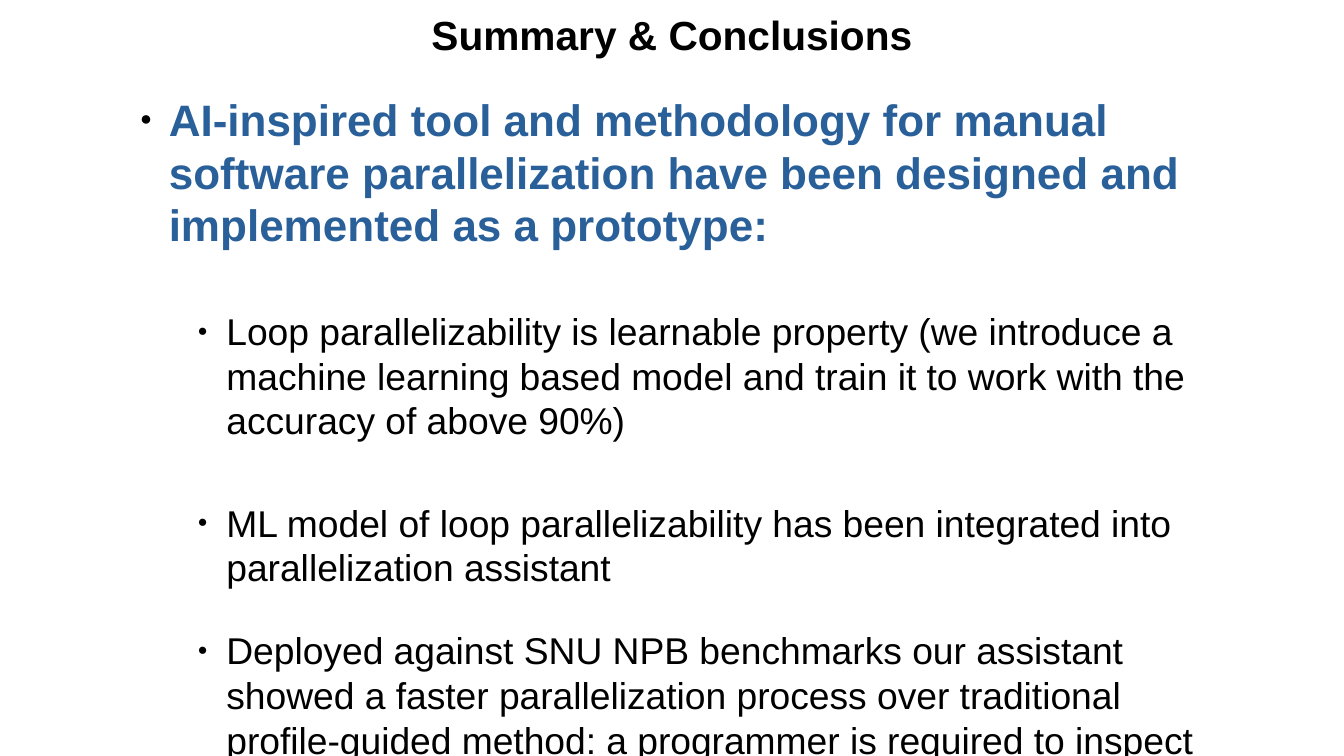
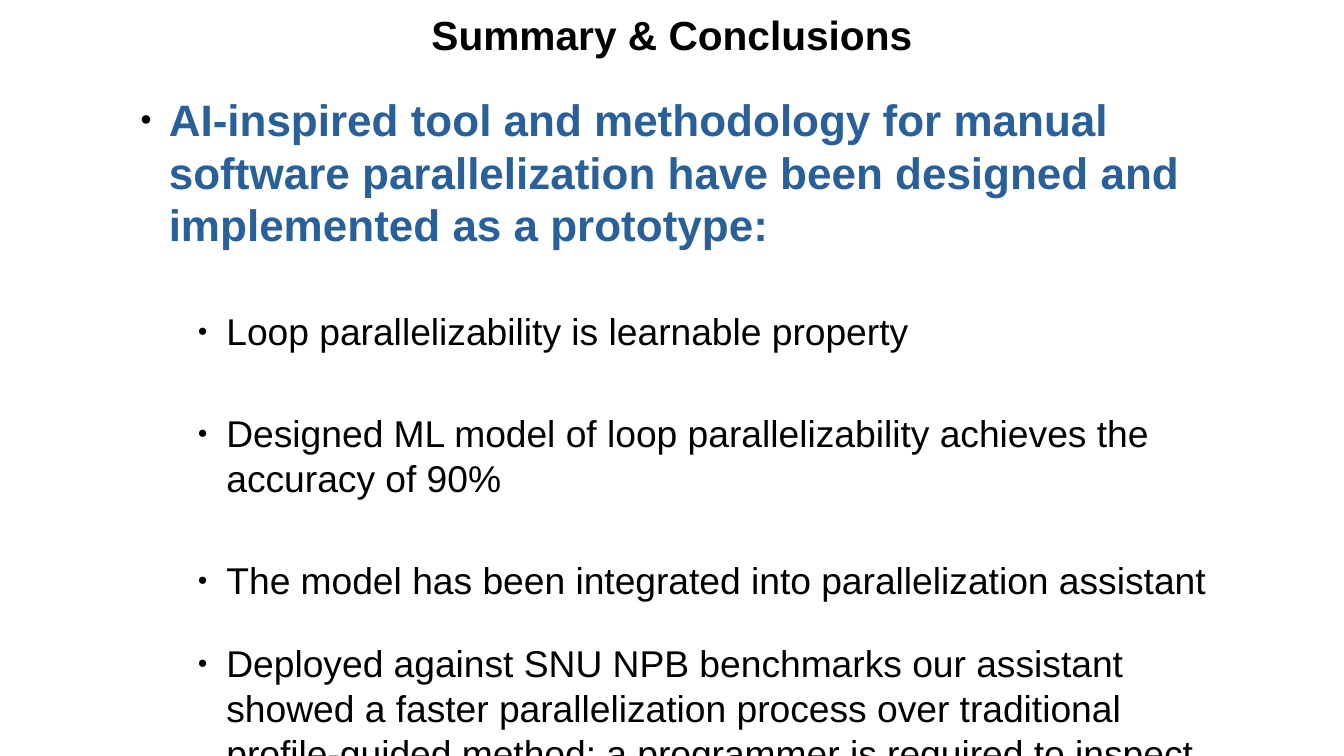
Before and after one commit to harel-coffee/PParMetrics-auto, a slide deck: slide 43 of doc/AI_SEPS_2019_talk/presentation.odp (slide 44 before the commit). Drawn at 1344x756 pixels with LibreOffice and Linux fonts; fonts in the diff are those of the drawing. Boxes give left, top, right and bottom in pixels: in the first picture for what was removed or moved away, otherwise in the second. Text is boxed around its words. In the diff, an @@ line names an element or a change of style, - is before the commit and + after.

Commit message:
[!] Updated presentation version

```diff
--- a/doc/AI_SEPS_2019_talk/presentation.odp
+++ b/doc/AI_SEPS_2019_talk/presentation.odp
@@ text at bbox=[226, 318, 1206, 602]: text changed @@
-    ● Loop parallelizability is learnable property (we introduce a machine learning based model and train it to work with the accuracy of above 90%)
-    ● ML model of loop parallelizability has been integrated into parallelization assistant
+    ● Loop parallelizability is learnable property
+    ● Designed ML model of loop parallelizability achieves the accuracy of 90%
+    ● The model has been integrated into parallelization assistant
```
Also in this commit, not shown: 13 other slides changed, 1 slide added, 2 other files.
